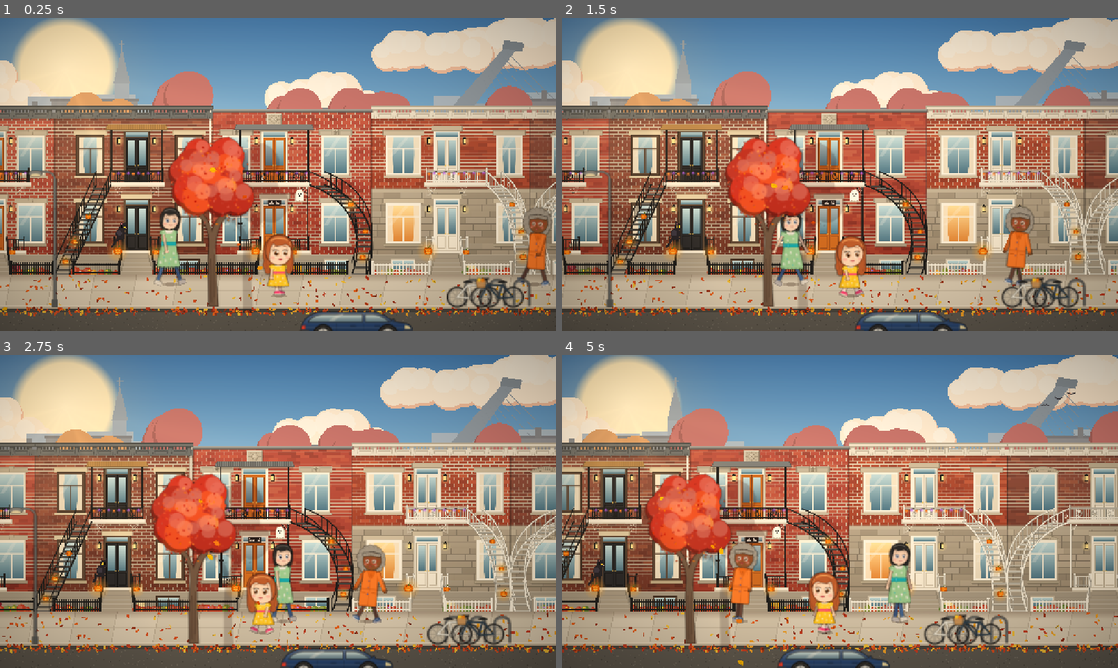
Above: before the commit, frames 1-4 (two rows, left to right).
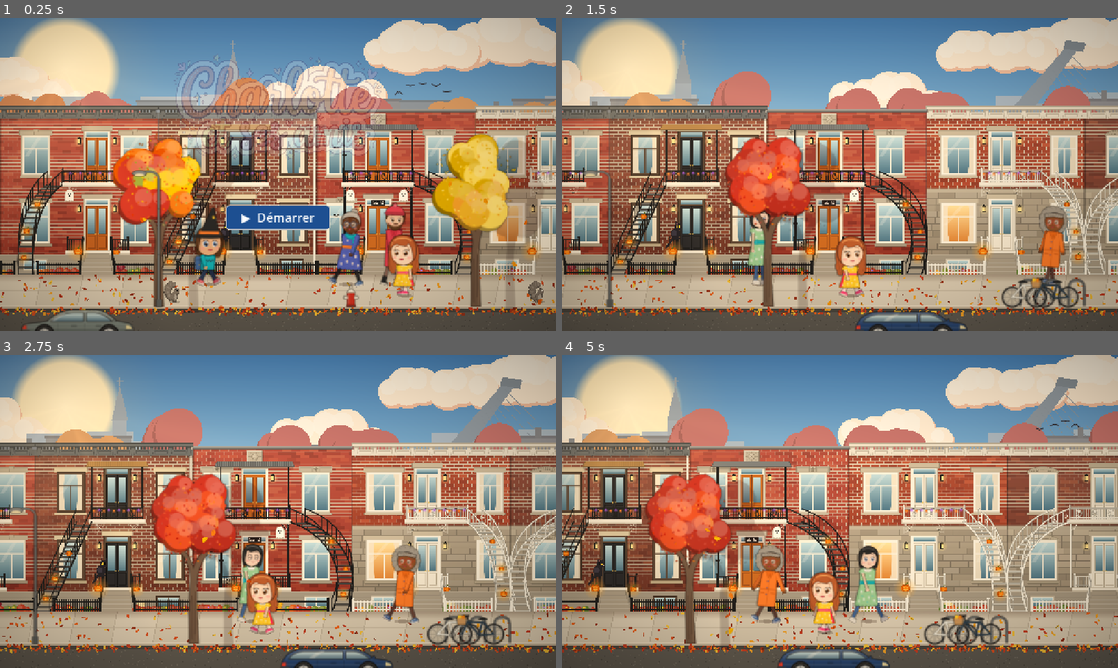
Above: after the commit, the same moments.

Repository: jullmg/jeux
Game: Godot game, scene res://scenes/intro.tscn
Same seed, same stepped clock (60 frames per second), same inputs: the game is played once before the commit and once after it. Before the commit the project starts from res://scenes/main.tscn.
Inputs (mouse positions are in pixels of both pictures, inside the frame that each line leads up to):
- Up to frame 1 (0.25 s): no input
- Up to frame 2 (1.5 s): click (840, 218) at 0.5 s, where only the run after the commit has a clickable "▶ Démarrer"; tap Enter (ui_accept) at 1.25 s; hold Right (ui_right) from 1.28 s (still down); hold Enter (ui_accept) from 1.28 s (still down)
- Up to frame 3 (2.75 s): release Right (ui_right) at 2.03 s; release Enter (ui_accept) at 2.03 s; hold Left (ui_left) from 2.03 s (still down); tap Enter (ui_accept) at 2.1, 2.27, 2.57 s
- Up to frame 4 (5 s): release Left (ui_left) at 2.78 s; hold Enter (ui_accept) 2.78-3.53 s; hold Right (ui_right) 2.78-4.28 s; tap Enter (ui_accept) at 3.6, 3.77, 4.07 s; hold Left (ui_left) from 4.28 s (still down); hold Enter (ui_accept) from 4.28 s (still down)

The runs differ from the first frame. In frame 1, 58% of the frame differs, in the area x 0-100%, y 0-100%; in frame 2, 3.4%; in frame 3, 3.4%; in frame 4, 3.8%.

Commit message:
commit

Diff:
--- a/Charlotte/characters/character_look.gd
+++ b/Charlotte/characters/character_look.gd
@@ -49,7 +49,7 @@
 		"skin_line": "#D9A88E", "skin_shade": "#F2C7AE", "neck": "#EDC3AC", "blush": "#F5A3A0", "nose": "#D9947A",
 		"hair_line": "#8A4527", "hair_light": "#E3A06A", "hair_mid": "#C97A4A",
 		"iris_dark": "#5A3318",
-		"cloth_shade": "#F5BC1C", "cloth_line": "#C99410", "cloth_fold": "#EDB61A",
+		"cloth_shade": "#f51c52", "cloth_line": "#C99410", "cloth_fold": "#EDB61A",
 		"accent_line": "#D63E72", "accent_light": "#FF7BA3",
 		"shoe_line": "#D63E72", "shoe_light": "#FF9DBB",
 	}
--- a/Charlotte/project.godot
+++ b/Charlotte/project.godot
@@ -3,7 +3,7 @@
 [application]
 
 config/name="Charlotte"
-run/main_scene="res://scenes/main.tscn"
+run/main_scene="res://scenes/intro.tscn"
 config/features=PackedStringArray("4.7", "GL Compatibility")
 
 [display]
--- /dev/null
+++ b/Charlotte/scenes/intro.gd
@@ -0,0 +1,410 @@
+extends Node2D
+# ══════════════════════════════════════════════════════════════
+# Intro screen – full living street scene + the art/logo.png title.
+# Uses real game components: SkyBackdrop, Skyline, Cloud, Street,
+# Squirrel, Cat, Birds, Character (Charlotte), PropArt.
+# Press "Démarrer" or Enter/Space to start.
+# ══════════════════════════════════════════════════════════════
+
+const VIEW        := Vector2(1280, 720)
+const MAIN_SCENE  := "res://scenes/main.tscn"
+
+# Intro street is a fixed 1500 px wide slice centred on Charlotte's duplex.
+const STREET_W    := 1500.0
+const HOUSE_SCALE := 0.57
+const CHAR_SCALE  := 0.38
+const HOUSE_BASE_Y:= 592.0
+const CURB_Y      := 664.0
+const CHARLOTTE_Y := 638.0
+const MARGIN      := 30.0
+const TREE_SCALE  := 0.55
+
+# A short street section: left neighbour | Charlotte's duplex | right neighbour
+const LAYOUT: Array[String] = [
+	"plex_04", "duplex_voisin_gauche", "duplex_charlotte", "duplex_voisin_droite", "plex_05",
+]
+const TREES_AFTER: Array[int] = [0, 2, 4]
+
+var _textures   := {}
+var _starts: Array[float] = []
+var _charlotte: Character
+var _rng        := RandomNumberGenerator.new()
+var _time        := 0.0
+var _tree_texs: Array[Texture2D] = []
+
+# UI fade-in
+var _ui_alpha   := 0.0
+var _ui_layer: CanvasLayer
+var _logo: Sprite2D
+var _logo_base_scale := 1.0
+
+const LOGO_WIDTH := 640.0
+const LOGO_Y := 205.0
+
+
+func _ready() -> void:
+	_rng.seed = 2026
+	_starts = _layout_starts()
+	# Pre-generate tree textures so shadows and canopies share the same art.
+	for _i in TREES_AFTER.size():
+		_tree_texs.append(PropArt.tree(_rng))
+
+	# ── World layers ──────────────────────────────────────────
+	add_child(SkyBackdrop.new())
+	_build_skyline()
+	add_child(Birds.new())
+	_build_houses()
+	_build_cat()
+	_build_street()
+	_build_tree_shadows()
+	_build_passersby()
+	_build_charlotte()
+	_build_squirrels()
+	_build_trees()
+	_build_props()
+
+	# ── UI overlay (logo + button) ────────────────────────────
+	_ui_layer = CanvasLayer.new()
+	# Above the colour grade (50) so the logo keeps its true colours.
+	_ui_layer.layer = 60
+	add_child(_ui_layer)
+	_build_logo()
+	_build_start_button()
+
+	# ── Post-process ──────────────────────────────────────────
+	_build_grade()
+
+	# Usage: Godot --path . res://scenes/intro.tscn -- --screenshot=/tmp/intro.png
+	for arg in OS.get_cmdline_user_args():
+		if arg.begins_with("--screenshot="):
+			for i in 120:
+				await get_tree().process_frame
+			get_viewport().get_texture().get_image().save_png(arg.trim_prefix("--screenshot="))
+			get_tree().quit()
+
+
+func _process(delta: float) -> void:
+	_time += delta
+	# Gentle idle sway for Charlotte while on the title screen
+	if _charlotte:
+		_charlotte.is_walking = false
+	# Fade in the UI panel after a short delay
+	_ui_alpha = minf(_ui_alpha + delta * 0.8, 1.0)
+	_animate_logo()
+
+
+# ─────────────────────────────────────────────────────────────
+# Street geometry helpers (mirrors main.gd)
+# ─────────────────────────────────────────────────────────────
+
+func _tex(art: String) -> Texture2D:
+	if not _textures.has(art):
+		_textures[art] = load("res://art/decor/%s.svg" % art)
+	return _textures[art]
+
+
+func _layout_starts() -> Array[float]:
+	var starts: Array[float] = []
+	# Centre the mini-street so Charlotte's duplex lands near x=530.
+	var x := 0.0
+	for art in LAYOUT:
+		starts.append(x)
+		x += (_tex(art).get_width() - 2.0 * MARGIN) * HOUSE_SCALE
+	starts.append(x)
+	return starts
+
+
+func _house_origin(i: int) -> Vector2:
+	return Vector2(_starts[i] - MARGIN * HOUSE_SCALE,
+				   HOUSE_BASE_Y - _tex(LAYOUT[i]).get_height() * HOUSE_SCALE)
+
+
+func _tree_origin(slot: int) -> Vector2:
+	var idx := TREES_AFTER[slot]
+	var x   := _starts[clampi(idx + 1, 0, _starts.size() - 1)] - 190.0 * TREE_SCALE
+	return Vector2(x, CURB_Y - 780.0 * TREE_SCALE)
+
+
+func _sway(strength: float, phase: float) -> ShaderMaterial:
+	var mat := ShaderMaterial.new()
+	mat.shader = preload("res://shaders/sway.gdshader")
+	mat.set_shader_parameter("strength", strength)
+	mat.set_shader_parameter("phase", phase)
+	return mat
+
+
+func _sprite(tex: Texture2D, sprite_scale: float) -> Sprite2D:
+	var s := Sprite2D.new()
+	s.texture = tex
+	s.texture_filter = CanvasItem.TEXTURE_FILTER_LINEAR_WITH_MIPMAPS
+	s.centered = false
+	s.scale = Vector2.ONE * sprite_scale
+	return s
+
+
+# ─────────────────────────────────────────────────────────────
+# Skyline (parallax background – needs a fake wide street)
+# ─────────────────────────────────────────────────────────────
+
+func _build_skyline() -> void:
+	Skyline.build(self, STREET_W, VIEW.x)
+
+
+# ─────────────────────────────────────────────────────────────
+# Houses
+# ─────────────────────────────────────────────────────────────
+
+func _build_houses() -> void:
+	for i in range(LAYOUT.size() - 1, -1, -1):
+		var house := _sprite(_tex(LAYOUT[i]), HOUSE_SCALE)
+		house.position = _house_origin(i)
+		add_child(house)
+
+
+# ─────────────────────────────────────────────────────────────
+# Cat on the left-neighbour's railing
+# ─────────────────────────────────────────────────────────────
+
+func _build_cat() -> void:
+	var idx := LAYOUT.find("duplex_voisin_gauche")
+	if idx < 0:
+		return
+	var cat := Cat.new()
+	cat.position = _house_origin(idx) + Vector2(300, 552) * HOUSE_SCALE
+	cat.scale = Vector2.ONE * 0.7
+	add_child(cat)
+
+
+# ─────────────────────────────────────────────────────────────
+# Street / sidewalk
+# ─────────────────────────────────────────────────────────────
+
+func _build_street() -> void:
+	var street := Street.new()
+	street.width = STREET_W
+	add_child(street)
+
+
+# ─────────────────────────────────────────────────────────────
+# Trees
+# ─────────────────────────────────────────────────────────────
+
+func _build_tree_shadows() -> void:
+	for i in TREES_AFTER.size():
+		var shadow := _sprite(_tree_texs[i], TREE_SCALE)
+		shadow.position = _tree_origin(i) + Vector2(80, 14)
+		shadow.modulate = Color(0.22, 0.1, 0.12, 0.2)
+		shadow.material = _sway(7.0, i * 1.7)
+		add_child(shadow)
+
+
+func _build_trees() -> void:
+	var leaf := PropArt.leaf()
+	for i in TREES_AFTER.size():
+		var tree := _sprite(_tree_texs[i], TREE_SCALE)
+		tree.position = _tree_origin(i)
+		tree.material = _sway(7.0, i * 1.7)
+		add_child(tree)
+		add_child(_falling_leaves(leaf, tree.position + Vector2(190, 250) * TREE_SCALE))
+
+
+func _falling_leaves(leaf: Texture2D, at: Vector2) -> CPUParticles2D:
+	var p := CPUParticles2D.new()
+	p.position = at
+	p.texture = leaf
+	p.amount = 7
+	p.lifetime = 8.0
+	p.preprocess = 8.0
+	p.emission_shape = CPUParticles2D.EMISSION_SHAPE_RECTANGLE
+	p.emission_rect_extents = Vector2(80, 50)
+	p.direction = Vector2(1, 0.3)
+	p.spread = 60.0
+	p.gravity = Vector2(8, 26)
+	p.initial_velocity_min = 6.0
+	p.initial_velocity_max = 24.0
+	p.angular_velocity_min = -180.0
+	p.angular_velocity_max = 180.0
+	p.angle_max = 360.0
+	p.scale_amount_min = 0.5
+	p.scale_amount_max = 0.9
+	var colors := Gradient.new()
+	colors.offsets = PackedFloat32Array([0.0, 0.25, 0.5, 0.75, 1.0])
+	colors.colors = PackedColorArray([Color("#C0392B"), Color("#E67E22"), Color("#F1C40F"), Color("#D35400"), Color("#B5442E")])
+	p.color_initial_ramp = colors
+	var fade := Gradient.new()
+	fade.offsets = PackedFloat32Array([0.0, 0.85, 1.0])
+	fade.colors = PackedColorArray([Color.WHITE, Color.WHITE, Color(1, 1, 1, 0)])
+	p.color_ramp = fade
+	return p
+
+
+# ─────────────────────────────────────────────────────────────
+# Passersby (a couple of NPCs drifting along)
+# ─────────────────────────────────────────────────────────────
+
+func _build_passersby() -> void:
+	var ages := ["adult", "child", "senior"]
+	for i in ages.size():
+		var npc := Passerby.new()
+		npc.look = CharacterLook.random(_rng, ages[i])
+		npc.walk_speed = _rng.randf_range(100.0, 160.0)
+		npc.position = Vector2(_rng.randf_range(120.0, STREET_W - 120.0), CHARLOTTE_Y - 26.0)
+		npc.scale = Vector2.ONE * CHAR_SCALE
+		npc.facing = 1 if _rng.randf() < 0.5 else -1
+		npc.bounds = Vector2(60.0, STREET_W - 60.0)
+		npc.modulate = Color(0.92, 0.92, 0.94)
+		add_child(npc)
+
+
+# ─────────────────────────────────────────────────────────────
+# Charlotte (idle, centred on her duplex)
+# ─────────────────────────────────────────────────────────────
+
+func _build_charlotte() -> void:
+	var idx := LAYOUT.find("duplex_charlotte")
+	var x := _starts[idx] + (_starts[idx + 1] - _starts[idx]) * 0.55
+	_charlotte = Character.new()
+	_charlotte.look = CharacterLook.charlotte()
+	_charlotte.position = Vector2(x, CHARLOTTE_Y)
+	_charlotte.scale = Vector2.ONE * CHAR_SCALE
+	_charlotte.facing = -1  # faces left / camera
+	add_child(_charlotte)
+
+
+# ─────────────────────────────────────────────────────────────
+# Squirrels
+# ─────────────────────────────────────────────────────────────
+
+func _build_squirrels() -> void:
+	for at_frac: float in [0.22, 0.68]:
+		var squirrel := Squirrel.new()
+		var x: float = at_frac * (_starts[-1])
+		squirrel.position = Vector2(x, 652)
+		squirrel.scale = Vector2.ONE * 0.85
+		squirrel.bounds = Vector2(maxf(x - 500.0, 60.0), minf(x + 500.0, STREET_W - 60.0))
+		squirrel.threat = _charlotte
+		add_child(squirrel)
+
+
+# ─────────────────────────────────────────────────────────────
+# Props (lamp, hydrant, a parked car)
+# ─────────────────────────────────────────────────────────────
+
+func _build_props() -> void:
+	# Lamp post at the boundary between plex_04 and duplex_voisin_gauche
+	var lamp := _sprite(PropArt.lamppost(), 0.62)
+	lamp.position = Vector2(_starts[1] - 101.0 * 0.62, CURB_Y + 2.0 - 518.0 * 0.62)
+	add_child(lamp)
+
+	# Hydrant in front of Charlotte's house
+	var hydrant := _sprite(PropArt.hydrant(), 0.62)
+	var char_idx := LAYOUT.find("duplex_charlotte")
+	hydrant.position = Vector2(_starts[char_idx] + 60.0, CURB_Y - 82.0 * 0.62)
+	add_child(hydrant)
+
+	# Parked car to the left
+	var car := _sprite(PropArt.car(_rng, "sedan"), 0.62)
+	car.position = Vector2(_starts[0] + 40.0, 648.0)
+	add_child(car)
+	var wheel_tex := PropArt.wheel()
+	for wx in [100.0, 340.0]:
+		var w := Sprite2D.new()
+		w.texture = wheel_tex
+		w.texture_filter = CanvasItem.TEXTURE_FILTER_LINEAR_WITH_MIPMAPS
+		w.scale = Vector2.ONE * 0.62
+		w.position = car.position + Vector2(wx, 128) * 0.62
+		w.rotation = _rng.randf_range(0, TAU)
+		add_child(w)
+
+
+# ─────────────────────────────────────────────────────────────
+# Post-process grade (identical to main scene)
+# ─────────────────────────────────────────────────────────────
+
+func _build_grade() -> void:
+	var layer := CanvasLayer.new()
+	layer.layer = 50
+	var rect := ColorRect.new()
+	rect.size = VIEW
+	rect.mouse_filter = Control.MOUSE_FILTER_IGNORE
+	var mat := ShaderMaterial.new()
+	mat.shader = preload("res://shaders/grade.gdshader")
+	mat.set_shader_parameter("sun_uv", SkyBackdrop.SUN_POS / VIEW)
+	rect.material = mat
+	layer.add_child(rect)
+	add_child(layer)
+
+
+# ═════════════════════════════════════════════════════════════
+# LOGO & UI
+# ═════════════════════════════════════════════════════════════
+
+func _build_logo() -> void:
+	var cx := VIEW.x / 2.0
+	_logo = Sprite2D.new()
+	_logo.texture = preload("res://art/logo.png")
+	_logo.texture_filter = CanvasItem.TEXTURE_FILTER_LINEAR_WITH_MIPMAPS
+	_logo_base_scale = LOGO_WIDTH / _logo.texture.get_width()
+	_logo.position = Vector2(cx, LOGO_Y)
+	_logo.scale = Vector2.ONE * _logo_base_scale * 0.6
+	_logo.modulate.a = 0.0
+	_ui_layer.add_child(_logo)
+
+
+# Pops in with a small overshoot, then floats gently.
+func _animate_logo() -> void:
+	var t := clampf(_time / 0.9, 0.0, 1.0)
+	var pop := 1.0 - pow(1.0 - t, 3.0) * cos(t * PI * 1.5)
+	_logo.scale = Vector2.ONE * _logo_base_scale * lerpf(0.6, 1.0, pop) * (1.0 + sin(_time * 1.6) * 0.012)
+	_logo.position.y = LOGO_Y + sin(_time * 1.1) * 4.0
+	_logo.rotation = sin(_time * 0.8) * 0.012
+	_logo.modulate.a = _ui_alpha
+
+
+# ─────────────────────────────────────────────────────────────
+# Start button
+# ─────────────────────────────────────────────────────────────
+
+func _build_start_button() -> void:
+	var cx := VIEW.x / 2.0
+	var btn_y := 430.0
+
+	# "Démarrer" button
+	var btn := Button.new()
+	btn.text = "▶  Démarrer"
+	var bw := 240.0
+	var bh := 58.0
+	btn.size = Vector2(bw, bh)
+	btn.position = Vector2(cx - bw / 2.0, btn_y)
+
+	var _mk_style := func(bg: Color, border: Color) -> StyleBoxFlat:
+		var st := StyleBoxFlat.new()
+		st.bg_color = bg
+		st.border_color = border
+		st.set_border_width_all(2)
+		st.corner_radius_top_left    = 8
+		st.corner_radius_top_right   = 8
+		st.corner_radius_bottom_left = 8
+		st.corner_radius_bottom_right = 8
+		st.content_margin_left  = 14
+		st.content_margin_right = 14
+		return st
+
+	btn.add_theme_stylebox_override("normal",  _mk_style.call(Color("#1D4F91"), Color("#E8DDD0")))
+	btn.add_theme_stylebox_override("hover",   _mk_style.call(Color("#FFD23F"), Color("#1D4F91")))
+	btn.add_theme_stylebox_override("pressed", _mk_style.call(Color("#E6B800"), Color("#1D4F91")))
+	btn.add_theme_color_override("font_color",         Color.WHITE)
+	btn.add_theme_color_override("font_hover_color",   Color("#1D4F91"))
+	btn.add_theme_color_override("font_pressed_color", Color("#1D4F91"))
+	btn.add_theme_font_size_override("font_size", 28)
+	btn.pressed.connect(_on_start_pressed)
+	_ui_layer.add_child(btn)
+
+
+func _on_start_pressed() -> void:
+	get_tree().change_scene_to_file(MAIN_SCENE)
+
+
+func _unhandled_input(event: InputEvent) -> void:
+	if event.is_action_pressed("ui_accept"):
+		_on_start_pressed()
--- /dev/null
+++ b/Charlotte/scenes/intro.tscn
@@ -0,0 +1,6 @@
+[gd_scene format=3]
+
+[ext_resource type="Script" path="res://scenes/intro.gd" id="1"]
+
+[node name="Intro" type="Node2D"]
+script = ExtResource("1")
--- /dev/null
+++ b/Charlotte/tools/cutout_logo.gd
@@ -0,0 +1,57 @@
+extends SceneTree
+# Cuts the white page out of art/logo.jpg -> art/logo.png: Godot --headless --path . --script res://tools/cutout_logo.gd
+# Flood-fills from the borders, so the sticker's own white outline stays opaque.
+
+const SRC := "res://art/logo.jpg"
+const DST := "res://art/logo.png"
+const WIDTH := 1400
+const WHITE := 232
+
+
+func _init() -> void:
+	var img := Image.load_from_file(ProjectSettings.globalize_path(SRC))
+	img.resize(WIDTH, int(img.get_height() * float(WIDTH) / img.get_width()), Image.INTERPOLATE_LANCZOS)
+	img.convert(Image.FORMAT_RGBA8)
+	var w := img.get_width()
+	var h := img.get_height()
+	var data := img.get_data()
+	var bg := PackedByteArray()
+	bg.resize(w * h)
+	var stack := PackedInt32Array()
+	for x in w:
+		stack.append(x)
+		stack.append((h - 1) * w + x)
+	for y in h:
+		stack.append(y * w)
+		stack.append(y * w + w - 1)
+	while not stack.is_empty():
+		var i := stack[stack.size() - 1]
+		stack.resize(stack.size() - 1)
+		if bg[i] == 1 or mini(data[i * 4], mini(data[i * 4 + 1], data[i * 4 + 2])) < WHITE:
+			continue
+		bg[i] = 1
+		var x := i % w
+		if x > 0: stack.append(i - 1)
+		if x < w - 1: stack.append(i + 1)
+		if i >= w: stack.append(i - w)
+		if i < w * (h - 1): stack.append(i + w)
+	for i in w * h:
+		if bg[i] == 1:
+			data[i * 4 + 3] = 0
+			continue
+		var x := i % w
+		var edge := (x > 0 and bg[i - 1] == 1) or (x < w - 1 and bg[i + 1] == 1) \
+			or (i >= w and bg[i - w] == 1) or (i < w * (h - 1) and bg[i + w] == 1)
+		if not edge:
+			continue
+		# Anti-aliased rim: turn the leftover white blend into transparency.
+		var lo := mini(data[i * 4], mini(data[i * 4 + 1], data[i * 4 + 2]))
+		var a := clampf((255.0 - lo) / (255.0 - 120.0), 0.0, 1.0)
+		data[i * 4 + 3] = int(a * 255.0)
+		if a > 0.01:
+			for c in 3:
+				data[i * 4 + c] = clampi(int((data[i * 4 + c] - 255.0 * (1.0 - a)) / a), 0, 255)
+	var out := Image.create_from_data(w, h, false, Image.FORMAT_RGBA8, data)
+	out.save_png(ProjectSettings.globalize_path(DST))
+	print("logo cut out: %dx%d" % [w, h])
+	quit()
Binary file added: Charlotte/art/logo.jpg
Not shown, added: Charlotte/art/logo.jpg.import
Binary file added: Charlotte/art/logo.png
Not shown, added: Charlotte/art/logo.png.import
Not shown, added: Charlotte/scenes/intro.gd.uid
Not shown, added: Charlotte/tools/cutout_logo.gd.uid
